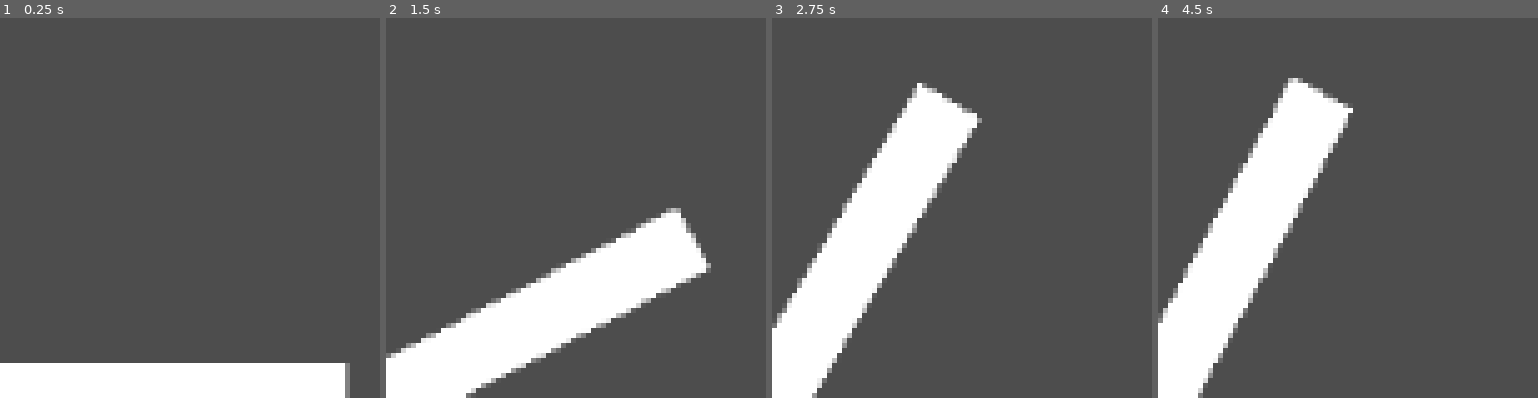
Above: before the commit, frames 1-4 (left to right).
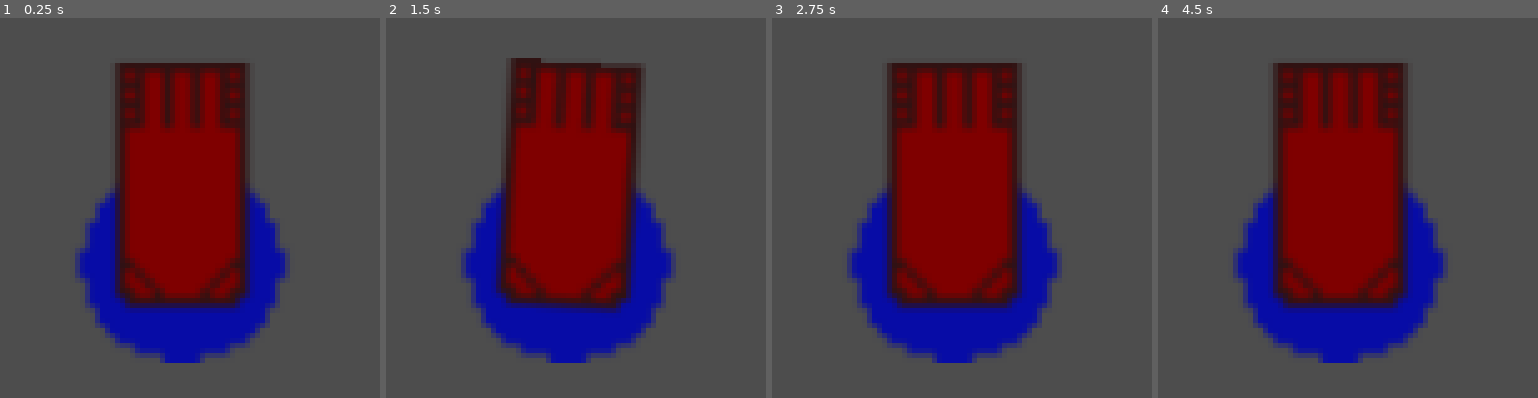
Above: after the commit, the same moments.

Repository: zommerfelds/global-game-jam-2025
Game: Godot game, scene res://nodes/valu.tscn
Two runs of this game, one before a commit and one after it. Both use one fixed random seed, a clock stepped at 60 frames per second and the inputs below. This scene is started directly instead of the project's main scene.
Inputs:
- Up to frame 1 (0.25 s): no input
- Up to frame 2 (1.5 s): tap Enter at 0.5 s; hold Up (rotate_ccw_player_1) 0.53-1.28 s; tap Down (rotate_cw_player_1) at 0.8, 1.35 s
- Up to frame 3 (2.75 s): tap Up (rotate_ccw_player_1) at 1.55 s; tap Space (shoot_player_1) at 2 s; hold Up (rotate_ccw_player_1) from 2.03 s (still down); tap Down (rotate_cw_player_1) at 2.3 s
- Up to frame 4 (4.5 s): release Up (rotate_ccw_player_1) at 2.78 s; tap Down (rotate_cw_player_1) at 2.85, 3.8 s; tap Up (rotate_ccw_player_1) at 3.05, 4.35 s; tap Enter at 3.5 s; hold Space (shoot_player_1) 3.53-4.28 s

The runs differ from the first frame. In frame 1, 41% of the frame differs, in the area x 0-93%, y 11-100%; in frame 2, 40%; in frame 3, 41%; in frame 4, 42%, in the area x 0-77%, y 11-100%.

Commit message:
add cannon sprite

Diff:
--- a/nodes/valu.tscn
+++ b/nodes/valu.tscn
@@ -1,14 +1,16 @@
-[gd_scene load_steps=3 format=3 uid="uid://b87he6ayf6k8b"]
+[gd_scene load_steps=4 format=3 uid="uid://civxmaqajfrv4"]
 
+[ext_resource type="Texture2D" uid="uid://dsy5cxeq3gskl" path="res://assets/cannon-base.png" id="1_oukha"]
 [ext_resource type="Script" path="res://scripts/player_cannon.gd" id="1_txqmi"]
-
-[sub_resource type="CanvasTexture" id="CanvasTexture_fv4k2"]
+[ext_resource type="Texture2D" uid="uid://hra7gon3x7bp" path="res://assets/cannon.png" id="2_y30tk"]
 
 [node name="Valu" type="Node2D"]
 
-[node name="Sprite2D" type="Sprite2D" parent="."]
-position = Vector2(0, 648)
-scale = Vector2(100, 20)
-texture = SubResource("CanvasTexture_fv4k2")
-offset = Vector2(0.5, 0)
+[node name="Cannon-base" type="Sprite2D" parent="."]
+position = Vector2(52.5, 594.5)
+scale = Vector2(2.71875, 2.71875)
+texture = ExtResource("1_oukha")
+
+[node name="Cannon2" type="Sprite2D" parent="Cannon-base"]
+texture = ExtResource("2_y30tk")
 script = ExtResource("1_txqmi")
--- a/scripts/player_cannon.gd
+++ b/scripts/player_cannon.gd
@@ -28,5 +28,5 @@
 			emit_signal("bubble_fired", player_id)
 
 func rotate_cannon(rotation_angle_change: float) -> void:
-	angle = clamp(angle + rotation_angle_change, -90, 0)
+	angle = clamp(angle + rotation_angle_change, 0, 90)
 	rotation_degrees = angle
Binary file added: assets/cannon-base.png
Not shown, added: assets/cannon-base.png.import
Binary file added: assets/cannon.png
Not shown, added: assets/cannon.png.import
